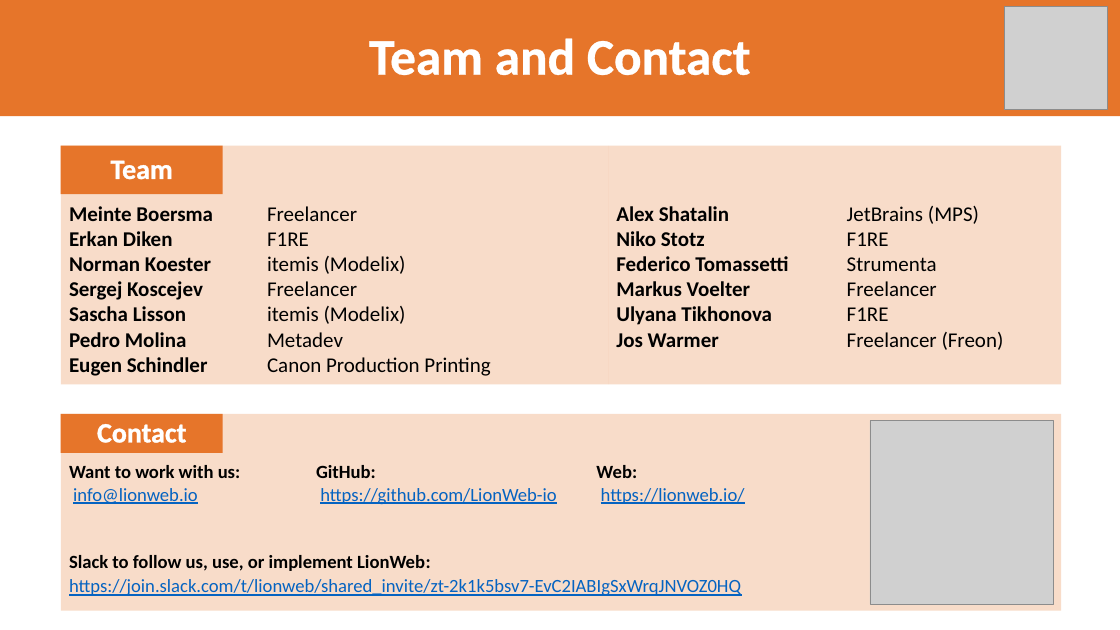
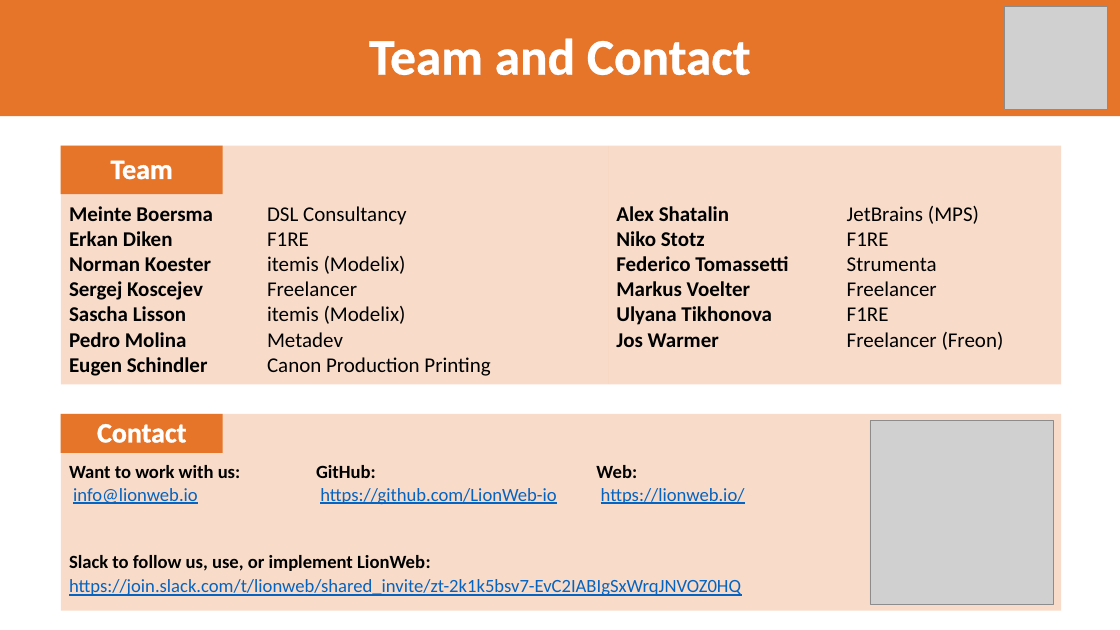
Before and after one commit to LionWeb-io/specification, a slide deck: slide 18 of resources/LangDev 2025 Talk.pptx. Drawn at 1120x630 pixels with LibreOffice and Linux fonts; fonts in the diff are those of the drawing; grey boxes stand for pictures; background and template pictures are left out. Boxes give left, top, right and bottom in pixels: in the first picture for what was removed or moved away, otherwise in the second. Text is boxed around its words. In the diff, an @@ line names an element or a change of style, - is before the commit and + after.

```diff
--- a/resources/LangDev 2025 Talk.pptx
+++ b/resources/LangDev 2025 Talk.pptx
@@ text in rectangle at <box>69,206,407,225</box>: text changed; bold off @@
-Meinte Boersma Freelancer
+Meinte Boersma DSL Consultancy
```
Also in this commit, not shown: 2 other slides changed.
